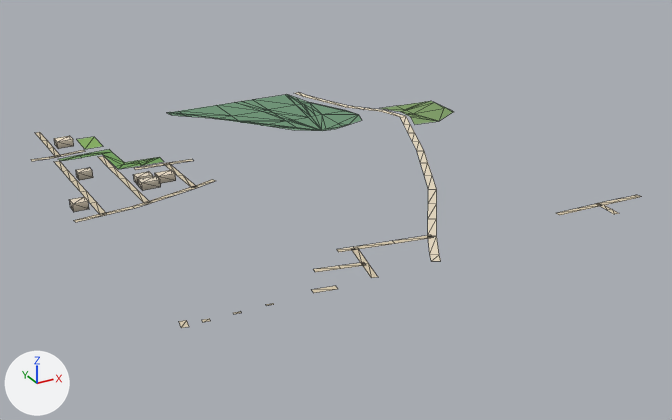
One commit to the glTF model public/assets/bengaluru-region-v1/tiles/t42_-9-l0.glb: the scene before it, then after it.
Before and after are seen from a 50 mm camera at (20834.0, -5073.0, 355.0) aimed at (21268.0, -4283.0, -40.0). The lights are fixed; the arrows at lower left show +X, +Y and +Z. The first picture is the older version. Mesh edges are drawn as thin lines.

Objects in the first picture: 'building', 'ground'.
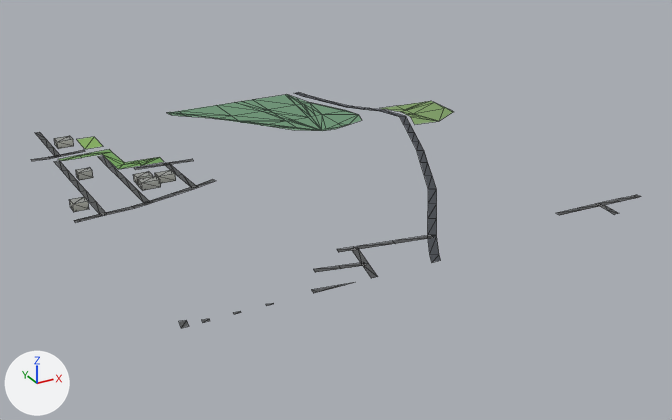
The change, as a list of edits to the scene's bpy script:
```text
Change me_building:
    remove me_building.from_pydata(...)  # 48 vertices, 60 faces; spans x 6.0..117.0, y 252.0..450.0, z 0.0..8.0
    add me_building.from_pydata(...)  # 48 vertices, 72 faces; spans x 6.0..117.0, y 252.0..450.0, z 0.0..8.0
    me_building part 1: 60 kept faces spanning x 6.0..117.0, y 252.0..450.0, z 0.0..8.0 get new vertex colours
    edits to the shape of me_building do not show in these pictures
Change me_ground:
    verts and faces of me_ground; kept vertices keep their numbers, new ones are numbered from 291
    remove me_ground.from_pydata(...)  # 291 vertices, 297 faces; spans x 0.0..500.0, y -3.0..501.0, z 1.0
    add me_ground.from_pydata(...)  # 295 vertices, 301 faces; spans x 0.0..500.0, y 0.0..500.0, z 1.0
    me_ground part 2
    add delete_faces([(83, 84, 86), (83, 86, 85)])
    add verts[82] = (449.0, 27.0, 1.0)  # moved, pixel (595, 203)
    add verts[81] = (454.0, 21.0, 1.0)  # moved, pixel (604, 205)
    add faces += [(83, 84, 85), (84, 86, 85)]
    me_ground part 3
    add delete_vertices([95, 96, 103])  # with the faces that use them
    add verts[104] = (188.0, 0.0, 1.0)  # moved, pixel (377, 276)
    add verts[105] = (241.0, 0.0, 1.0)  # moved, pixel (431, 262)
    add verts[106] = (250.0, 0.0, 1.0)  # moved, pixel (440, 260)
    add verts[207] = (88.0, 0.0, 1.0)  # moved, pixel (266, 305)
    add verts[208] = (95.0, 0.0, 1.0)  # moved, pixel (273, 303)
    add verts[291] = (167.0, 0.0, 1.0)  # pixel (355, 282)
    add verts[292] = (157.0, 2.0, 1.0)  # pixel (343, 284)
    add verts[293] = (157.0, 0.0, 1.0)  # pixel (344, 285)
    add verts[294] = (133.0, 0.0, 1.0)  # pixel (317, 292)
    add verts[295] = (182.0, 0.0, 1.0)  # pixel (371, 278)
    add faces += [(291, 292, 293), (292, 294, 293), (98, 294, 292), (97, 294, 98), (102, 295, 104)]
    me_ground part 4
    add delete_vertices([227, 228])  # with the faces that use them
    add verts[226] = (31.0, 440.0, 1.0)  # moved, pixel (53, 147)
    add verts[225] = (25.0, 440.0, 1.0)  # moved, pixel (47, 148)
    add verts[297] = (30.0, 472.0, 1.0)  # pixel (46, 139)
    add verts[298] = (24.0, 472.0, 1.0)  # pixel (40, 139)
    add faces += [(225, 226, 297), (225, 297, 298), (229, 298, 297), (229, 297, 230)]
    me_ground part 5
    add delete_faces([(273, 274, 276), (273, 276, 275)])
    add verts[299] = (5.0, 225.0, 1.0)  # pixel (80, 221)
    add verts[300] = (4.0, 231.0, 1.0)  # pixel (78, 219)
    add faces += [(273, 274, 299), (273, 299, 300), (276, 300, 299), (275, 300, 276)]
    me_ground part 6: 118 kept faces spanning x 0.0..500.0, y 0.0..500.0, z 1.0 get new vertex colours; the middle colour goes from beige #d7c9ae to dark grey #535556
    other edits to the shape of me_ground do not show in these pictures
```

Location of each change, (x1, y1, x2, y2) in pixels of the pictures (672 x 420 px; the box of a moved part takes in the faces that stretch with it):
part 1 of me_building, recoloured: (54, 136, 176, 209) in both
part 2 of me_ground, moved or reshaped: before (596, 200, 620, 214); after (597, 200, 620, 215)
part 3 of me_ground, reshaped: before (266, 254, 441, 305); after (266, 254, 440, 306)
part 4 of me_ground, moved or reshaped: before (35, 132, 61, 156); after (35, 132, 60, 156)
part 5 of me_ground, reshaped: before (74, 214, 105, 222); after (74, 214, 105, 223)
part 6 of me_ground, recoloured: (31, 94, 641, 328) in both
